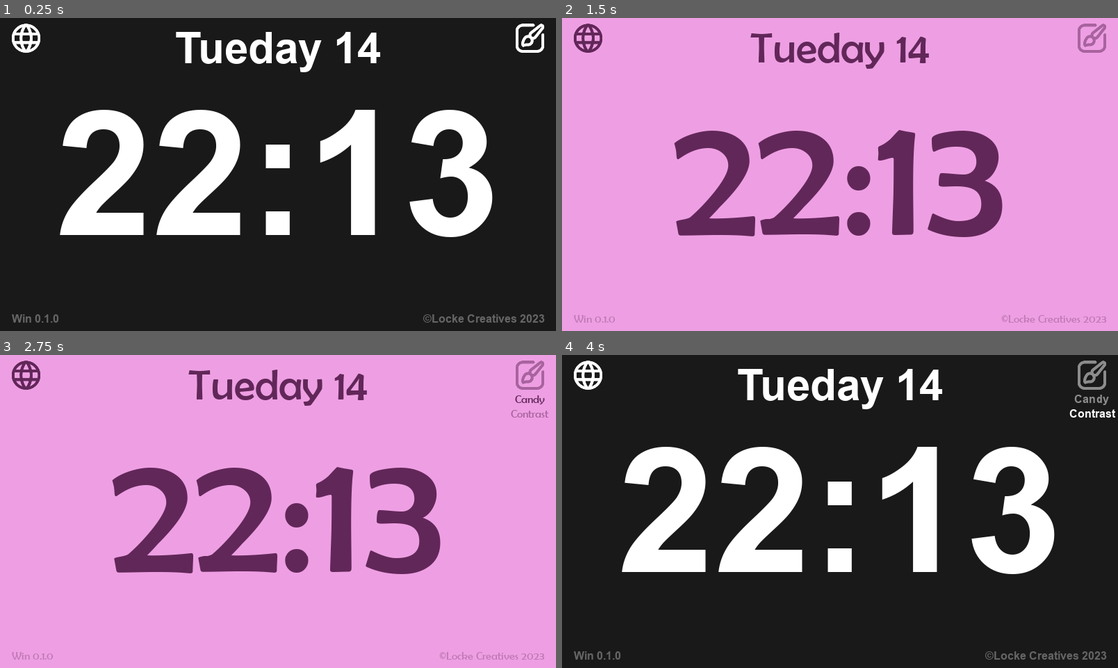
Above: before the commit, frames 1-4 (two rows, left to right).
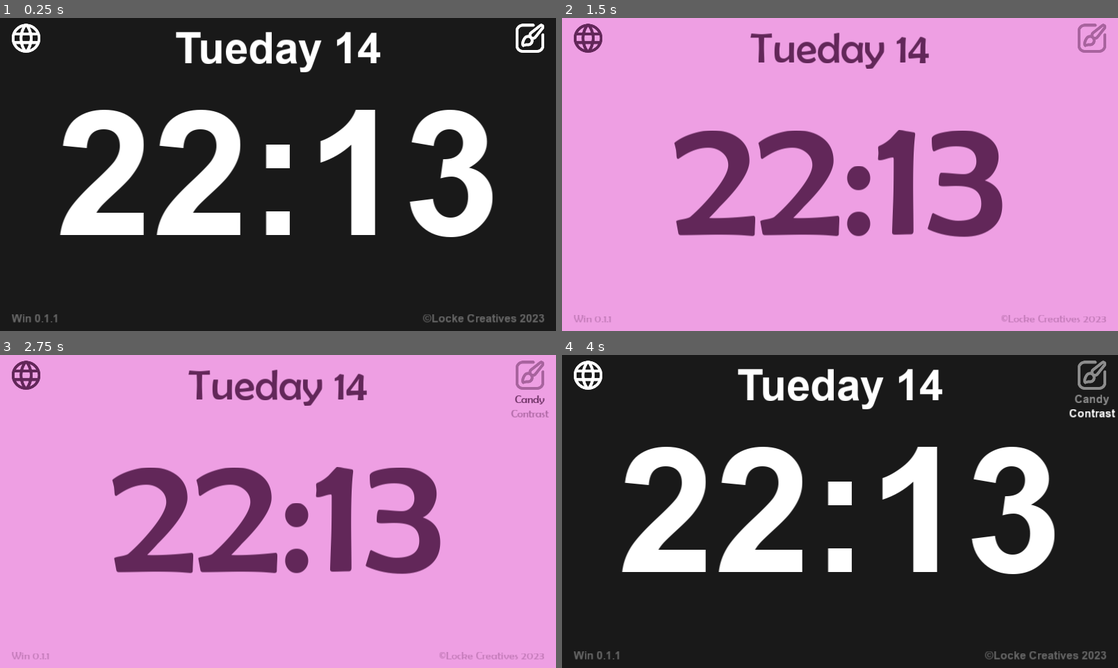
Above: after the commit, the same moments.

Repository: OzLocke/when
Game: Godot game, scene res://main.tscn
The game is run twice, just before and just after one commit, with the same random seed, the same clock (stepped at 60 frames per second) and the same inputs.
Inputs (mouse positions are in pixels of both pictures, inside the frame that each line leads up to):
- Up to frame 1 (0.25 s): no input
- Up to frame 2 (1.5 s): click (1090, 49) at 0.5 s; click "Candy" at 1.25 s
- Up to frame 3 (2.75 s): click (528, 383) at 2 s
- Up to frame 4 (4 s): click "Contrast" at 2.75 s; click (1090, 386) at 3.5 s

The runs differ from the first frame. In frame 1, 1.0% of the frame differs, in the area x 2-98%, y 4-98%; in frame 2, 0.7%; in frame 3, 0.8%; in frame 4, 1.2%, in the area x 2-100%, y 4-98%.

Commit message:
changed scaling type to expand and font filtering to true

Diff:
--- a/app/Assets/Fonts/ARIALBD.tres
+++ b/app/Assets/Fonts/ARIALBD.tres
@@ -5,4 +5,5 @@
 [resource]
 size = 150
 use_mipmaps = true
+use_filter = true
 font_data = ExtResource( 1 )
--- a/app/Assets/Fonts/ARIALBD_large.tres
+++ b/app/Assets/Fonts/ARIALBD_large.tres
@@ -5,4 +5,5 @@
 [resource]
 size = 600
 use_mipmaps = true
+use_filter = true
 font_data = ExtResource( 1 )
--- a/app/Assets/Fonts/ARIALBD_small.tres
+++ b/app/Assets/Fonts/ARIALBD_small.tres
@@ -5,4 +5,5 @@
 [resource]
 size = 40
 use_mipmaps = true
+use_filter = true
 font_data = ExtResource( 1 )
--- a/app/Assets/Fonts/BRLNSR.tres
+++ b/app/Assets/Fonts/BRLNSR.tres
@@ -5,4 +5,5 @@
 [resource]
 size = 150
 use_mipmaps = true
+use_filter = true
 font_data = ExtResource( 1 )
--- a/app/Assets/Fonts/BRLNSR_large.tres
+++ b/app/Assets/Fonts/BRLNSR_large.tres
@@ -5,4 +5,5 @@
 [resource]
 size = 600
 use_mipmaps = true
+use_filter = true
 font_data = ExtResource( 1 )
--- a/app/Assets/Fonts/BRLNSR_small.tres
+++ b/app/Assets/Fonts/BRLNSR_small.tres
@@ -5,4 +5,5 @@
 [resource]
 size = 40
 use_mipmaps = true
+use_filter = true
 font_data = ExtResource( 1 )
--- a/app/Assets/Fonts/conslab.tres
+++ /dev/null
@@ -1,7 +0,0 @@
-[gd_resource type="DynamicFont" load_steps=2 format=2]
-
-[ext_resource path="res://Assets/Fonts/consolab.ttf" type="DynamicFontData" id=1]
-
-[resource]
-size = 100
-font_data = ExtResource( 1 )
--- a/app/Assets/Fonts/conslab_large.tres
+++ /dev/null
@@ -1,7 +0,0 @@
-[gd_resource type="DynamicFont" load_steps=2 format=2]
-
-[ext_resource path="res://Assets/Fonts/consolab.ttf" type="DynamicFontData" id=1]
-
-[resource]
-size = 600
-font_data = ExtResource( 1 )
--- a/app/Assets/Fonts/conslab_small.tres
+++ /dev/null
@@ -1,7 +0,0 @@
-[gd_resource type="DynamicFont" load_steps=2 format=2]
-
-[ext_resource path="res://Assets/Fonts/consolab.ttf" type="DynamicFontData" id=1]
-
-[resource]
-size = 25
-font_data = ExtResource( 1 )
--- a/app/main.gd
+++ b/app/main.gd
@@ -1,6 +1,6 @@
 extends Control
 
-var release = "0.1.0"
+var release = "0.1.1"
 
 # Create theme data
 var themes = {
--- a/app/project.godot
+++ b/app/project.godot
@@ -18,9 +18,10 @@
 
 window/size/width=1920
 window/size/height=1080
+window/vsync/use_vsync=false
 window/energy_saving/keep_screen_on=false
 window/stretch/mode="2d"
-window/stretch/aspect="keep_height"
+window/stretch/aspect="expand"
 
 [input]
 
Binary file removed: app/Assets/Fonts/consolab.ttf
Not shown, changed: when.pck
